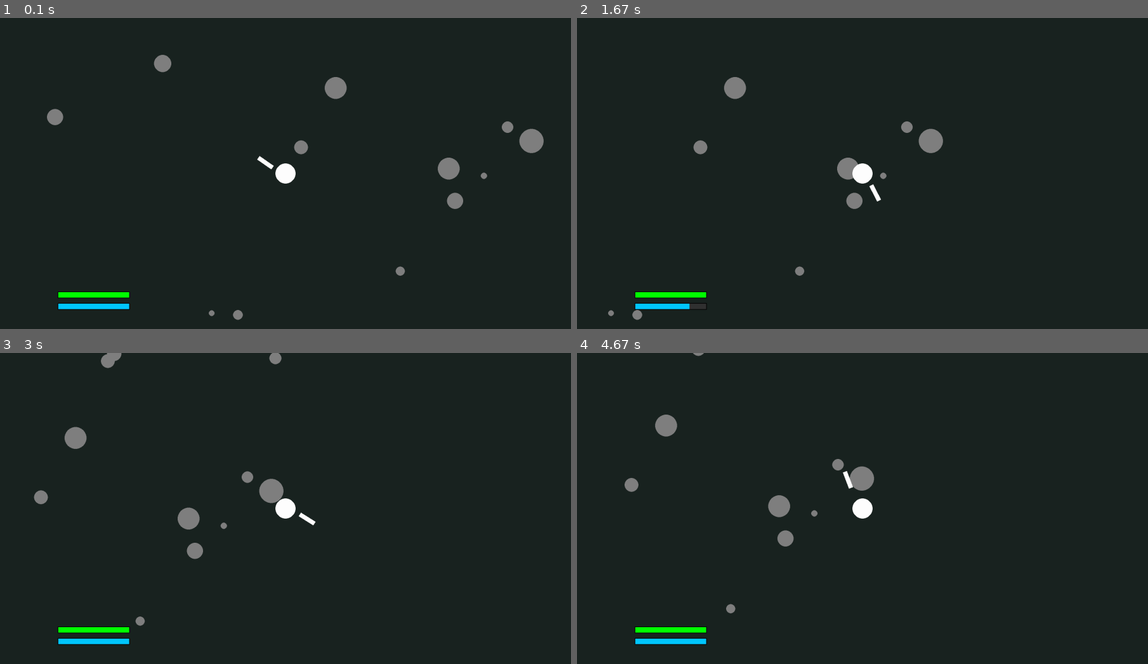
Above: before the commit, frames 1-4 (two rows, left to right).
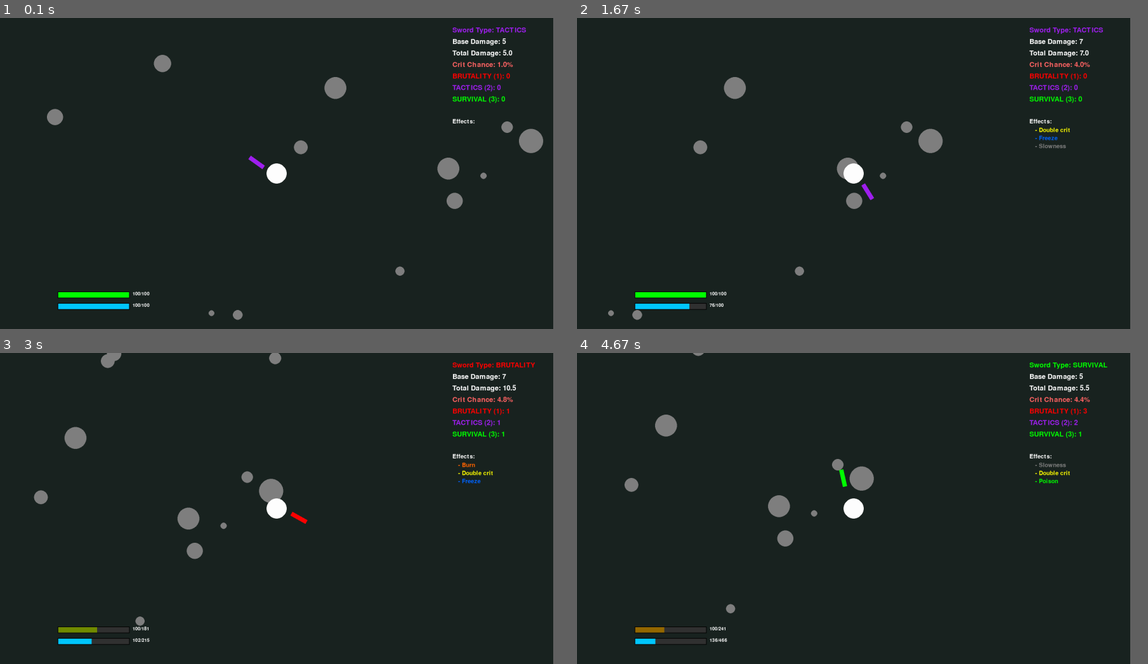
Above: after the commit, the same moments.

Repository: ZanCrnivec/praksa-pygame
Game: pygame game, started from praksa_igra.py
The game is run twice, just before and just after one commit, with the same random seed, the same clock (stepped at 60 frames per second) and the same inputs.
Inputs (mouse positions are in pixels of both pictures, inside the frame that each line leads up to):
- Up to frame 1 (0.1 s): no input
- Up to frame 2 (1.67 s): hold G 0.33-0.8 s; hold D 0.33-0.8 s; move the mouse to (833, 185) at 0.37 s; hold Space 0.83-1.3 s; hold D 0.83-1.3 s; move the mouse to (1033, 164) at 0.87 s; tap G at 0.98 s; click (908, 241) at 1.38 s
- Up to frame 3 (3 s): hold 3 1.67-2.13 s; hold D 1.67-2.13 s; click (102, 461) at 1.75 s; tap 1 at 1.82 s; hold D 2.17-2.63 s; click (359, 399) at 2.25 s; tap G at 2.32 s; hold W 2.67-2.97 s; click (342, 536) at 2.75 s; tap 2 at 2.82 s
- Up to frame 4 (4.67 s): hold D 3-3.47 s; click (868, 402) at 3.08 s; tap 1 at 3.15, 4.55 s; hold A 3.5-4.03 s; click (656, 499) at 3.58 s; tap G at 3.65 s; hold S 4.07-4.37 s; click (862, 542) at 4.15 s; tap 2 at 4.22 s; hold A from 4.4 s (still down); click (833, 455) at 4.48 s
In our replay, the window is 900x490 before the commit and 872x490 after it. These sizes can differ from the game's own. Grey fills any space a smaller window leaves; there, only what the larger window draws over its background counts as a difference.

The runs differ from the first frame. In frame 1, 1.2% of the frame differs, in the area x 22-96%, y 3-97%; in frame 2, 1.3%; in frame 3, 1.6%; in frame 4, 1.7%, in the area x 10-93%, y 3-94%.

Commit message:
Update praksa_igra.py

Diff:
--- a/praksa_igra.py
+++ b/praksa_igra.py
@@ -4,9 +4,9 @@
 
 pygame.init()
 
-WIDTH, HEIGHT = 1980, 1080
+WIDTH, HEIGHT = 1920, 1080
 screen = pygame.display.set_mode((WIDTH, HEIGHT))
-pygame.display.set_caption("Igrca")
+pygame.display.set_caption("Game")
 clock = pygame.time.Clock()
 
 player_x, player_y = WIDTH // 2, HEIGHT // 2
@@ -23,13 +23,12 @@
 thrust_velocity = 0
 thrust_distance = 0
 sword_hit_enemies = set()
+sword_base_damage = 5  # default
 
 world_offset_x = 0
 world_offset_y = 0
 
 stones = [(random.randint(-2000, 2000), random.randint(-2000, 2000), random.randint(10, 50)) for _ in range(80)]
-
-sword_damage = 1
 
 player_health = 100
 max_health = 100
@@ -37,19 +36,75 @@
 # Stamina
 max_stamina = 100
 player_stamina = max_stamina
-stamina_regen_rate = 20  # per second
+stamina_regen_rate = 20
 dash_stamina_cost = 40
 
 enemy_hit_timers = {}
-invincibility_duration = 1000  # ms
+invincibility_duration = 1000
 
 player_knockback = 0
 player_knockback_velocity = 0
 player_knockback_direction = (0, 0)
 player_knockback_deceleration = 0.9
 
+# Sword system
+player_brutality = 0
+player_tactics = 0
+player_survival = 0
+
+
+sword_type = "TACTICS"
+sword_colors = {
+    "BRUTALITY": (255, 0, 0),
+    "TACTICS": (160, 32, 240),
+    "SURVIVAL": (0, 255, 0)
+}
+
+possible_effects = ["double_crit", "freeze", "slowness", "burn", "poison"]
+sword_effects = []
+
+def generate_new_sword():
+    global sword_type, sword_base_damage, sword_effects
+    sword_type = random.choice(["BRUTALITY", "TACTICS", "SURVIVAL"])
+    sword_base_damage = random.randint(3, 7)
+    num_effects = random.randint(1, 5)
+    sword_effects = random.sample(possible_effects, num_effects)
+
+
+def calculate_sword_damage():
+    level = 0
+    scale = 1
+    if sword_type == "BRUTALITY":
+        level = player_brutality
+        scale = 1.5
+    elif sword_type == "TACTICS":
+        level = player_tactics
+        scale = 1.2
+    elif sword_type == "SURVIVAL":
+        level = player_survival
+        scale = 1.1
+    return sword_base_damage * (scale ** level)
+
+def get_attribute_level():
+    if sword_type == "BRUTALITY":
+        return player_brutality
+    elif sword_type == "TACTICS":
+        return player_tactics
+    elif sword_type == "SURVIVAL":
+        return player_survival
+    return 0
+
+
+
+
+def get_scaled_stats():
+    hp = 100 * ((1.1 ** player_brutality) * (1.1 ** player_tactics) * (1.5 ** player_survival))
+    stamina = 100 * ((1.2 ** player_brutality) * (1.5 ** player_tactics) * (1.2 ** player_survival))
+    return hp, stamina
+
 class Enemy:
     def __init__(self, x, y, speed, damage, color, size, hp):
+        self.status_effects = {}
         self.x = x
         self.y = y
         self.speed = speed
@@ -66,12 +121,34 @@
     def move_towards_player(self, player_x, player_y):
         dx = player_x - self.x
         dy = player_y - self.y
-        distance = math.sqrt(dx**2 + dy**2)
+        distance = math.sqrt(dx ** 2 + dy ** 2)
+        now = pygame.time.get_ticks()
+
+        # Freeze
+        # Freeze
+        if "freeze" in self.status_effects:
+            e = self.status_effects["freeze"]
+            if now - e["time"] < e["duration"]:
+                for _ in range(3):  # ← spawn 3 particles per frame instead of 1
+                    particles.append(Particle(self.x, self.y, (0, 100, 255), behavior="freeze"))
+                return
+            else:
+                del self.status_effects["freeze"]
+
+
+
+        # Slowness
+        speed_multiplier = 0.5 if "slowness" in self.status_effects and now - self.status_effects["slowness"]["time"] < self.status_effects["slowness"]["duration"] else 1.0
+
+        if "slowness" in self.status_effects and now - self.status_effects["slowness"]["time"] < self.status_effects["slowness"]["duration"]:
+            for _ in range(2):  # ← more subtle than freeze
+                particles.append(Particle(self.x, self.y, (128, 128, 128), behavior="slowness"))
+
+
 
         if distance != 0:
             dx /= distance
             dy /= distance
-
         if self.knockback > 0:
             self.x += self.knockback_direction[0] * self.knockback_velocity
             self.y += self.knockback_direction[1] * self.knockback_velocity
@@ -79,17 +156,47 @@
             if self.knockback_velocity < 1:
                 self.knockback = 0
         else:
-            self.x += dx * self.speed
-            self.y += dy * self.speed
+            self.x += dx * self.speed * speed_multiplier
+            self.y += dy * self.speed * speed_multiplier
+
+
+        if "burn" in self.status_effects:
+            b = self.status_effects["burn"]
+            if now - b["time"] < b["duration"]:
+                if now >= b["next_tick"]:
+                    burn_damage = calculate_sword_damage() * 0.1
+                    self.hp -= burn_damage
+                    damage_numbers.append(DamageNumber(self.x, self.y - self.size, burn_damage))
+                    b["next_tick"] = now + b["tick"]
+                    for _ in range(random.randint(4, 10)):  # spawn 5 particles
+                        particles.append(Particle(self.x, self.y, (255, 100, 0), behavior="burn"))
+
+            else:
+                del self.status_effects["burn"]
+
+        if "poison" in self.status_effects:
+            p = self.status_effects["poison"]
+            if now - p["time"] < p["duration"]:
+                if now >= p["next_tick"]:
+                    poison_damage = calculate_sword_damage() * 0.3
+                    self.hp -= poison_damage
+                    damage_numbers.append(DamageNumber(self.x, self.y - self.size, poison_damage))
+                    p["next_tick"] = now + p["tick"]
+                    for _ in range(random.randint(4, 10)):
+                        particles.append(Particle(self.x, self.y, (0, 255, 0), behavior="poison"))
+            else:
+                del self.status_effects["poison"]
+
+
 
     def take_damage(self, damage, player_x, player_y):
         self.hp -= damage
         if self.hp > 0:
-            knockback_dx = self.x - player_x
-            knockback_dy = self.y - player_y
-            knockback_distance = math.sqrt(knockback_dx**2 + knockback_dy**2)
-            if knockback_distance != 0:
-                self.knockback_direction = (knockback_dx / knockback_distance, knockback_dy / knockback_distance)
+            dx = self.x - player_x
+            dy = self.y - player_y
+            distance = math.sqrt(dx ** 2 + dy ** 2)
+            if distance != 0:
+                self.knockback_direction = (dx / distance, dy / distance)
             self.knockback = 10
             self.knockback_velocity = 10
 
@@ -99,18 +206,36 @@
     def is_alive(self):
         return self.hp > 0
 
-
 class Particle:
-    def __init__(self, x, y, color):
+    def __init__(self, x, y, color, behavior="default"):
         self.x = x
         self.y = y
-        self.radius = random.randint(3, 7)
+        self.radius = random.randint(4, 8)
         self.color = color
         self.life = 60
-        self.vx = random.uniform(-4, 4)
-        self.vy = random.uniform(-4, 4)
+        self.behavior = behavior
+
+        if behavior == "freeze" or behavior == "slowness":
+            self.vx = 0
+            self.vy = 0
+            self.radius *= 2
+        elif behavior == "burn":
+            self.vx = random.uniform(-1, 1)
+            self.vy = random.uniform(-2.5, -0.5)
+        elif behavior == "poison":
+            self.vx = random.uniform(-3, 3)
+            self.vy = random.uniform(-3, 3)
+        else:
+            self.vx = random.uniform(-4, 4)
+            self.vy = random.uniform(-4, 4)
 
     def update(self):
+        if self.behavior == "burn":
+            self.vy -= 0.1  # gori navzgor
+            self.vx += random.uniform(-0.1, 0.1)
+        elif self.behavior == "poison":
+            self.vx += random.uniform(-0.3, 0.3)
+            self.vy += random.uniform(-0.3, 0.3)
         self.x += self.vx
         self.y += self.vy
         self.life -= 1
@@ -129,10 +254,42 @@
         return self.life > 0 and self.radius > 0
 
 
+
+class DamageNumber:
+    def __init__(self, x, y, amount, critical=False):
+        self.x = x
+        self.y = y
+        self.amount = str(int(amount))
+        self.life = 60
+        self.vx = random.uniform(-1, 1)
+        self.vy = random.uniform(-2.5, -1.0)
+        self.alpha = 255
+        self.critical = critical
+        self.font = pygame.font.SysFont(None, 48 if critical else 32)
+
+    def update(self):
+        self.x += self.vx
+        self.y += self.vy
+        self.vy += 0.1
+        self.life -= 1
+        self.alpha = max(0, int(255 * (self.life / 60)))
+
+    def draw(self):
+        if self.life > 0:
+            color = (255, 0, 0) if self.critical else (255, 255, 0)
+            text_surf = self.font.render(self.amount, True, color)
+            text_surf.set_alpha(self.alpha)
+            screen.blit(text_surf, (self.x - camera_x + WIDTH // 2, self.y - camera_y + HEIGHT // 2))
+
+    def is_alive(self):
+        return self.life > 0
+
+
 enemy_spawn_time = 3000
 last_spawn_time = 0
 enemies = []
 particles = []
+damage_numbers = []
 
 def spawn_enemy():
     x = random.randint(-2000, 2000)
@@ -141,9 +298,8 @@
     damage = random.randint(10, 20)
     color = (random.randint(100, 255), random.randint(100, 255), random.randint(100, 255))
     size = random.randint(30, 50)
-    hp = 3
-    enemy = Enemy(x, y, speed, damage, color, size, hp)
-    enemies.append(enemy)
+    hp = random.randint(5, 25)
+    enemies.append(Enemy(x, y, speed, damage, color, size, hp))
 
 def handle_movement(keys):
     global player_x, player_y
@@ -154,6 +310,9 @@
         if keys[pygame.K_d]: player_x += player_speed
 
 def update_sword(player_draw_x, player_draw_y):
+
+
+
     global sword_thrust, thrust_velocity, thrust_distance, sword_hit_enemies
 
     if sword_thrust:
@@ -169,7 +328,7 @@
     angle = math.atan2(mouse_x - player_draw_x, mouse_y - player_draw_y)
 
     sword_surface = pygame.Surface((60, 15), pygame.SRCALPHA)
-    sword_surface.fill((255, 255, 255))
+    sword_surface.fill(sword_colors[sword_type])
     sword_rotated = pygame.transform.rotate(sword_surface, math.degrees(angle + 80))
 
     sword_rect = sword_rotated.get_rect(
@@ -177,6 +336,9 @@
                 player_draw_y + math.cos(angle) * (80 + thrust_distance))
     )
     screen.blit(sword_rotated, sword_rect.topleft)
+
+
+
 
     if sword_thrust and thrust_velocity > 0:
         for enemy in enemies:
@@ -184,7 +346,41 @@
                                      int(enemy.y - camera_y + HEIGHT // 2 - enemy.size),
                                      enemy.size * 2, enemy.size * 2)
             if sword_rect.colliderect(enemy_rect) and enemy.id not in sword_hit_enemies:
-                enemy.take_damage(sword_damage, player_x, player_y)
+                crit = is_critical_hit()
+                damage = calculate_sword_damage() * (2 if crit else 1)
+                enemy.take_damage(damage, player_x, player_y)
+                # Double Crit handled in crit chance function (to be modified later)
+
+                # Apply status effects
+
+
+                if "freeze" in sword_effects:
+                    duration = 1000 * (1.1 ** get_attribute_level())
+                    enemy.status_effects["freeze"] = {"time": pygame.time.get_ticks(), "duration": duration}
+
+                if "slowness" in sword_effects:
+                    duration = 2000 * (1.1 ** get_attribute_level())
+                    enemy.status_effects["slowness"] = {"time": pygame.time.get_ticks(), "duration": duration}
+
+                if "burn" in sword_effects:
+                    duration = 3000 * (1.1 ** get_attribute_level())
+                    enemy.status_effects["burn"] = {
+                        "time": pygame.time.get_ticks(),
+                        "duration": duration,
+                        "tick": 300,
+                        "next_tick": pygame.time.get_ticks() + 300,
+                    }
+
+                if "poison" in sword_effects:
+                    duration = 6000 * (1.1 ** get_attribute_level())
+                    enemy.status_effects["poison"] = {
+                        "time": pygame.time.get_ticks(),
+                        "duration": duration,
+                        "tick": 1000,
+                        "next_tick": pygame.time.get_ticks() + 2000,
+                    }
+
+                damage_numbers.append(DamageNumber(enemy.x, enemy.y - enemy.size, damage, critical=crit))
                 sword_hit_enemies.add(enemy.id)
 
 def draw_stones():
@@ -193,51 +389,99 @@
         draw_y = stone[1] - camera_y + HEIGHT // 2 + int(world_offset_y)
         pygame.draw.circle(screen, (128, 128, 128), (draw_x, draw_y), stone[2])
 
-def draw_player(player_draw_x, player_draw_y):
-    pygame.draw.circle(screen, (255, 255, 255), (player_draw_x, player_draw_y), 35)
+def draw_player(x, y):
+    pygame.draw.circle(screen, (255, 255, 255), (x, y), 35)
 
 def draw_health_bar():
     bar_width = 250
-    bar_height = 23
-    x = 200
-    y = 950
-    health_ratio = player_health / max_health
-    health_color = (int(255 * (1 - health_ratio)), int(255 * health_ratio), 0)
-    pygame.draw.rect(screen, (50, 50, 50), (x, y, bar_width, bar_height))
-    pygame.draw.rect(screen, health_color, (x, y, bar_width * health_ratio, bar_height))
-    pygame.draw.rect(screen, (0, 0, 0), (x, y, bar_width, bar_height), 2)
+    x, y = 200, 950
+    ratio = player_health / max_health
+    color = (int(255 * (1 - ratio)), int(255 * ratio), 0)
+    pygame.draw.rect(screen, (50, 50, 50), (x, y, bar_width, 23))
+    pygame.draw.rect(screen, color, (x, y, bar_width * ratio, 23))
+    pygame.draw.rect(screen, (0, 0, 0), (x, y, bar_width, 23), 2)
+    font = pygame.font.SysFont(None, 24)
+    hp_text = font.render(f"{int(player_health)}/{int(max_health)}", True, (255, 255, 255))
+    screen.blit(hp_text, (x + bar_width + 10, y))
+
 
 def draw_stamina_bar():
     bar_width = 250
-    bar_height = 23
-    x = 200
-    y = 990  # Just below health bar
-    stamina_ratio = player_stamina / max_stamina
-    stamina_color = (0, 200, 255)
-    pygame.draw.rect(screen, (50, 50, 50), (x, y, bar_width, bar_height))
-    pygame.draw.rect(screen, stamina_color, (x, y, bar_width * stamina_ratio, bar_height))
-    pygame.draw.rect(screen, (0, 0, 0), (x, y, bar_width, bar_height), 2)
+    x, y = 200, 990
+    ratio = player_stamina / max_stamina
+    pygame.draw.rect(screen, (50, 50, 50), (x, y, bar_width, 23))
+    pygame.draw.rect(screen, (0, 200, 255), (x, y, bar_width * ratio, 23))
+    pygame.draw.rect(screen, (0, 0, 0), (x, y, bar_width, 23), 2)
+    font = pygame.font.SysFont(None, 24)
+    stamina_text = font.render(f"{int(player_stamina)}/{int(max_stamina)}", True, (255, 255, 255))
+    screen.blit(stamina_text, (x + bar_width + 10, y))
+
+
+def draw_stats():
+    font = pygame.font.SysFont(None, 36)
+    crit_percent = round(get_crit_chance() * 100, 2)
+    if "double_crit" in sword_effects:
+        crit_percent *= 2
+
+
+    lines = [
+        ("Sword Type: " + sword_type, sword_colors[sword_type]),
+        ("Base Damage: " + str(sword_base_damage), (255, 255, 255)),
+        ("Total Damage: " + str(round(calculate_sword_damage(), 2)), (255, 255, 255)),
+        ("Crit Chance: " + str(crit_percent) + "%", (255, 100, 100)),
+        ("BRUTALITY (1): " + str(player_brutality), sword_colors["BRUTALITY"]),
+        ("TACTICS (2): " + str(player_tactics), sword_colors["TACTICS"]),
+        ("SURVIVAL (3): " + str(player_survival), sword_colors["SURVIVAL"]),
+    ]
+    for i, (text, color) in enumerate(lines):
+        rendered = font.render(text, True, color)
+        screen.blit(rendered, (WIDTH - 350, 30 + i * 40))
+
+    effect_font = pygame.font.SysFont(None, 30)
+    effect_text = effect_font.render("Effects:", True, (255, 255, 255))
+    screen.blit(effect_text, (WIDTH - 350, 350))
+
+    for i, effect in enumerate(sword_effects):
+        effect_name = effect.replace("_", " ").capitalize()
+        color = {
+            "double_crit": (255, 255, 0),
+            "freeze": (0, 100, 255),
+            "slowness": (128, 128, 128),
+            "burn": (255, 100, 0),
+            "poison": (0, 255, 0),
+        }.get(effect, (255, 255, 255))
+        line = effect_font.render("- " + effect_name, True, color)
+        screen.blit(line, (WIDTH - 330, 380 + i * 28))
+
+
 
 def handle_events():
     global sword_thrust, thrust_velocity, thrust_distance, running, is_dashing, last_dash_time, dash_direction
+    global player_brutality, player_tactics, player_survival
     for event in pygame.event.get():
         if event.type == pygame.QUIT:
             running = False
-        if event.type == pygame.MOUSEBUTTONDOWN:
-            if event.button == 1 and not sword_thrust:
-                sword_thrust = True
-                thrust_velocity = 10
-                thrust_distance = 0
+        if event.type == pygame.MOUSEBUTTONDOWN and event.button == 1 and not sword_thrust:
+            sword_thrust = True
+            thrust_velocity = 10
+            thrust_distance = 0
         if event.type == pygame.KEYDOWN:
             if event.key == pygame.K_SPACE:
-                if any([pygame.key.get_pressed()[pygame.K_w],
-                        pygame.key.get_pressed()[pygame.K_s],
-                        pygame.key.get_pressed()[pygame.K_a],
-                        pygame.key.get_pressed()[pygame.K_d]]):
+                if any([pygame.key.get_pressed()[pygame.K_w], pygame.key.get_pressed()[pygame.K_s],
+                        pygame.key.get_pressed()[pygame.K_a], pygame.key.get_pressed()[pygame.K_d]]):
                     current_time = pygame.time.get_ticks()
                     if current_time - last_dash_time >= dash_cooldown and player_stamina >= dash_stamina_cost:
                         is_dashing = True
                         last_dash_time = current_time
+            if event.key == pygame.K_g:
+                generate_new_sword()
+            if event.key == pygame.K_1:
+                player_brutality += 1
+            if event.key == pygame.K_2:
+                player_tactics += 1
+            if event.key == pygame.K_3:
+                player_survival += 1
+
 
 def dash():
     global player_x, player_y, is_dashing, dash_direction, player_stamina
@@ -247,20 +491,55 @@
         player_stamina -= dash_stamina_cost
         is_dashing = False
 
+def is_critical_hit():
+    base_chance = 0.01
+    if sword_type == "BRUTALITY":
+        crit_chance = base_chance * (1.5 ** player_brutality)
+    elif sword_type == "TACTICS":
+        crit_chance = base_chance * (1.6 ** player_tactics)
+    elif sword_type == "SURVIVAL":
+        crit_chance = base_chance * (1.2 ** player_survival)
+    else:
+        crit_chance = base_chance
+    return random.random() < get_crit_chance()
+
+def get_crit_chance():
+    base_chance = 0.01
+    multiplier = 1.0
+
+    if sword_type == "BRUTALITY":
+        multiplier = 1.2 ** player_brutality
+    elif sword_type == "TACTICS":
+        multiplier = 1.3 ** player_tactics
+    elif sword_type == "SURVIVAL":
+        multiplier = 1.1 ** player_survival
+
+    if "double_crit" in sword_effects:
+        multiplier *= 2
+
+    return base_chance * multiplier
+
+
+
+
+# Main loop
 running = True
+max_health, max_stamina = get_scaled_stats()
+player_health = max_health
+player_stamina = max_stamina
+
 while running:
     screen.fill((26, 36, 33))
-
     keys = pygame.key.get_pressed()
     handle_movement(keys)
 
-    # Regenerate stamina
+    max_health, max_stamina = get_scaled_stats()
+
     if player_stamina < max_stamina:
         player_stamina += stamina_regen_rate * (clock.get_time() / 1000)
         if player_stamina > max_stamina:
             player_stamina = max_stamina
 
-    # Player knockback
     if player_knockback > 0:
         player_x += player_knockback_direction[0] * player_knockback_velocity
         player_y += player_knockback_direction[1] * player_knockback_velocity
@@ -268,14 +547,10 @@
         if player_knockback_velocity < 1:
             player_knockback = 0
 
-    direction_x, direction_y = 0, 0
-    if keys[pygame.K_w]: direction_y -= 1
-    if keys[pygame.K_s]: direction_y += 1
-    if keys[pygame.K_a]: direction_x -= 1
-    if keys[pygame.K_d]: direction_x += 1
-
-    if direction_x != 0 or direction_y != 0:
-        length = math.sqrt(direction_x**2 + direction_y**2)
+    direction_x = keys[pygame.K_d] - keys[pygame.K_a]
+    direction_y = keys[pygame.K_s] - keys[pygame.K_w]
+    if direction_x or direction_y:
+        length = math.sqrt(direction_x ** 2 + direction_y ** 2)
         dash_direction = (direction_x / length, direction_y / length)
 
     dash()
@@ -288,19 +563,16 @@
     for enemy in enemies:
         enemy.move_towards_player(player_x, player_y)
         enemy.draw()
-
         dist = math.hypot(enemy.x - player_x, enemy.y - player_y)
         if dist < enemy.size + 35:
             last_hit = enemy_hit_timers.get(enemy.id, 0)
             if current_time - last_hit > invincibility_duration:
                 player_health -= enemy.damage
                 enemy_hit_timers[enemy.id] = current_time
-
-                dx = player_x - enemy.x
-                dy = player_y - enemy.y
-                distance = math.sqrt(dx**2 + dy**2)
-                if distance != 0:
-                    player_knockback_direction = (dx / distance, dy / distance)
+                dx, dy = player_x - enemy.x, player_y - enemy.y
+                dist = math.sqrt(dx ** 2 + dy ** 2)
+                if dist != 0:
+                    player_knockback_direction = (dx / dist, dy / dist)
                     player_knockback = 1
                     player_knockback_velocity = 15
 
@@ -317,26 +589,26 @@
     camera_x += (player_x - camera_x) * follow_speed
     camera_y += (player_y - camera_y) * follow_speed
 
-    target_offset_x = (camera_x - player_x) * 0
-    target_offset_y = (camera_y - player_y) * 0
-
-    world_offset_x += (target_offset_x - world_offset_x) * 0.1
-    world_offset_y += (target_offset_y - world_offset_y) * 0.1
-
-    player_draw_x = WIDTH // 2 + int(world_offset_x)
-    player_draw_y = HEIGHT // 2 + int(world_offset_y)
+    player_draw_x = WIDTH // 2
+    player_draw_y = HEIGHT // 2
 
     draw_stones()
 
-    for particle in particles:
-        particle.update()
-        particle.draw()
+    for p in particles:
+        p.update()
+        p.draw()
     particles = [p for p in particles if p.is_alive()]
+
+    for dmg in damage_numbers:
+        dmg.update()
+        dmg.draw()
+    damage_numbers = [d for d in damage_numbers if d.is_alive()]
 
     update_sword(player_draw_x, player_draw_y)
     draw_player(player_draw_x, player_draw_y)
     draw_health_bar()
     draw_stamina_bar()
+    draw_stats()
 
     pygame.display.flip()
     handle_events()
